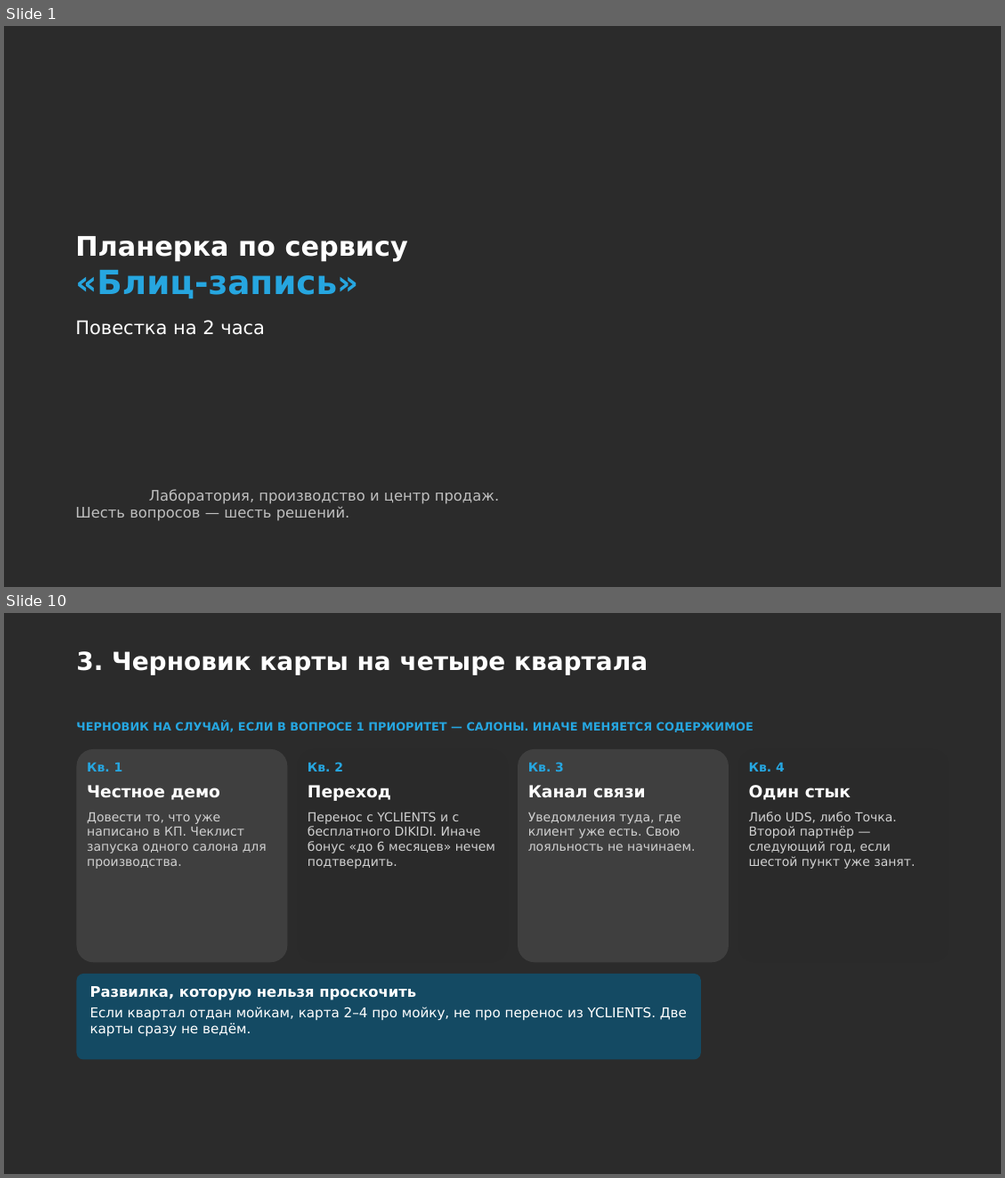
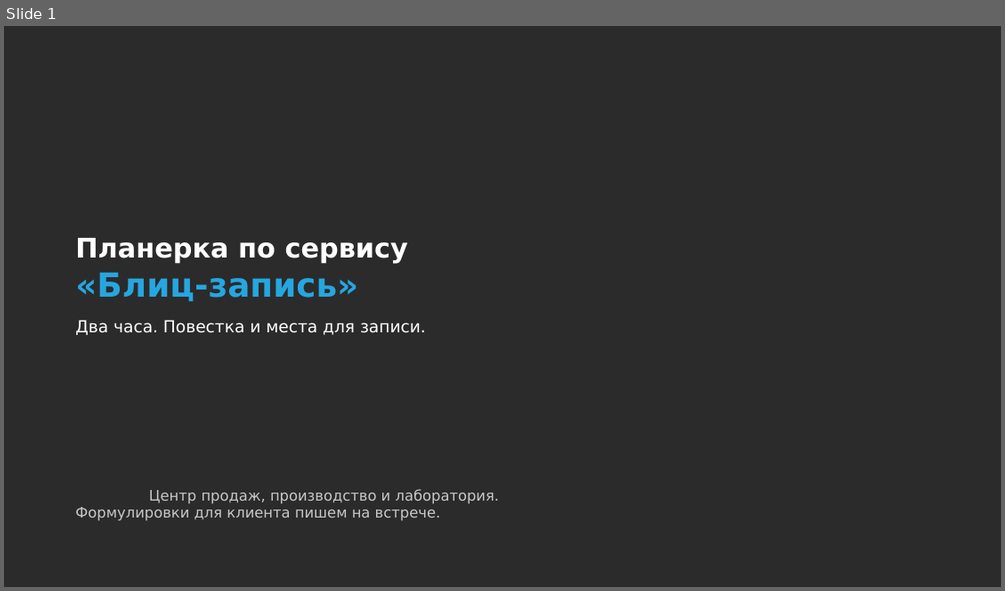
Before and after one commit to daaanilNikonov/for-lisa, a slide deck: presentation/Планерка_Блиц-запись_повестка.pptx. Shown one above the other, each under a label of ours: slides 1 and 10 before the commit, slide 1 after it; the slides between them are not shown. The pictures are 1005x1178 and 1005x591 pixels, drawn with LibreOffice and Linux fonts; fonts in the diff are those of the drawing; background and template pictures are left out; a plain dark background stands for a picture behind light text. Boxes give left, top, right and bottom in pixels: in the first picture for what was removed or moved away, otherwise in the second. Text is boxed around its words. In the diff, an @@ line names an element or a change of style, - is before the commit and + after.

```diff
--- a/presentation/Планерка_Блиц-запись_повестка.pptx
+++ b/presentation/Планерка_Блиц-запись_повестка.pptx
@@ slide 10 removed at [4,613,1001,1174], background picture (left out) @@
@@ title removed at [76,651,647,675] @@
-3. Черновик карты на четыре квартала
@@ text removed at [76,721,753,732] @@
-ЧЕРНОВИК НА СЛУЧАЙ, ЕСЛИ В ВОПРОСЕ 1 ПРИОРИТЕТ — САЛОНЫ. ИНАЧЕ МЕНЯЕТСЯ СОДЕРЖИМОЕ
@@ rounded rectangle removed at [77,749,287,962] @@
@@ text removed at [87,763,267,868] @@
-Кв. 1
-Честное демо
-Довести то, что уже написано в КП. Чеклист запуска одного салона для производства.
@@ rounded rectangle removed at [297,749,508,962] @@
@@ text removed at [307,762,495,868] @@
-Кв. 2
-Переход
-Перенос с YCLIENTS и с бесплатного DIKIDI. Иначе бонус «до 6 месяцев» нечем подтвердить.
@@ rounded rectangle removed at [518,749,728,962] @@
@@ text removed at [528,762,695,851] @@
-Кв. 3
-Канал связи
-Уведомления туда, где клиент уже есть. Свою лояльность не начинаем.
@@ rounded rectangle removed at [738,749,949,962] @@
@@ text removed at [749,763,914,868] @@
-Кв. 4
-Один стык
-Либо UDS, либо Точка. Второй партнёр — следующий год, если шестой пункт уже занят.
@@ rounded rectangle removed at [77,973,701,1060] @@
@@ text removed at [90,986,687,1036] @@
-Развилка, которую нельзя проскочить
-Если квартал отдан мойкам, карта 2–4 про мойку, не про перенос из YCLIENTS. Две карты сразу не ведём.
@@ slide 1 changed as well @@
@@ title at [75,320,426,335]: text changed; size 18 to 16 pt @@
-Повестка на 2 часа
+Два часа. Повестка и места для записи.
@@ subtitle at [75,489,500,521]: text changed; text colour #BFBFBF to #C8C8C8 @@
-Лаборатория, производство и центр продаж.
-Шесть вопросов — шесть решений.
+Центр продаж, производство и лаборатория.
+Формулировки для клиента пишем на встрече.
```
Also in this commit, not shown: 2 other slides changed, 14 slides added, 13 other slides removed, 1 other file.
